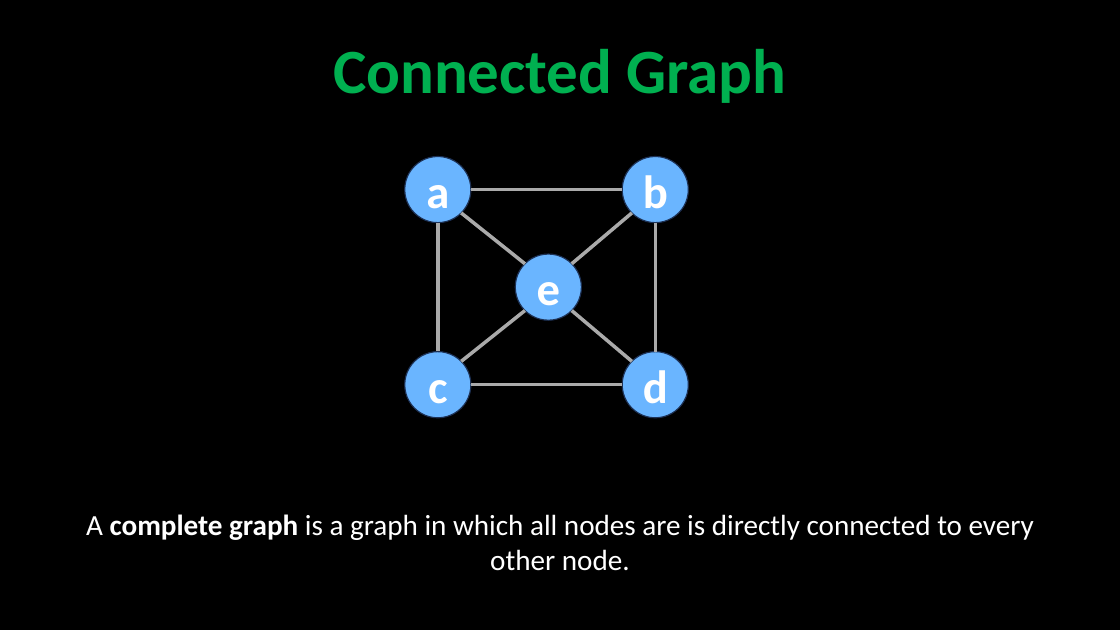
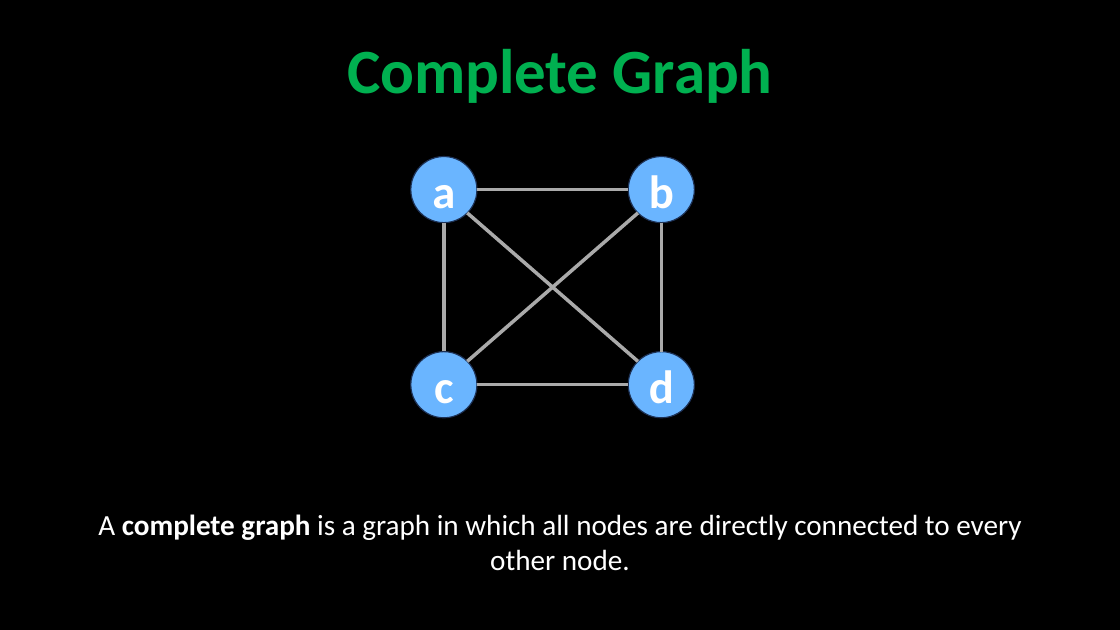
Before and after one commit to robitussin/CCS0015, a slide deck: slide 22 of graph/Graph.pptx. Drawn at 1120x630 pixels with LibreOffice and Linux fonts; fonts in the diff are those of the drawing. Boxes give left, top, right and bottom in pixels: in the first picture for what was removed or moved away, otherwise in the second. Text is boxed around its words. In the diff, an @@ line names an element or a change of style, - is before the commit and + after.

Commit message:
Added slides for graph data structure

```diff
--- a/graph/Graph.pptx
+++ b/graph/Graph.pptx
@@ title at [347,49,773,103]: text changed @@
-Connected Graph
+Complete Graph
@@ line removed from (461, 213) to (525, 264) @@
@@ line moved from (572, 264) - (632, 213) to (467, 213) - (638, 361) @@
@@ line moved from (572, 311) - (632, 361) to (467, 361) - (638, 213) @@
@@ 4 ellipses, 4 lines: place and size @@
-4 ellipses, 4 lines at [405,156,689,418]
+4 ellipses, 4 lines at [411,156,695,418]
@@ ellipse removed at [515,254,581,320] @@
-e
@@ line removed from (461, 361) to (525, 311) @@
@@ text at [98,514,1021,571]: text changed @@
-A complete graph is a graph in which all nodes are is directly connected to every other node.
+A complete graph is a graph in which all nodes are directly connected to every other node.
```
Also in this commit, not shown: 5 other slides changed, 1 other file.
